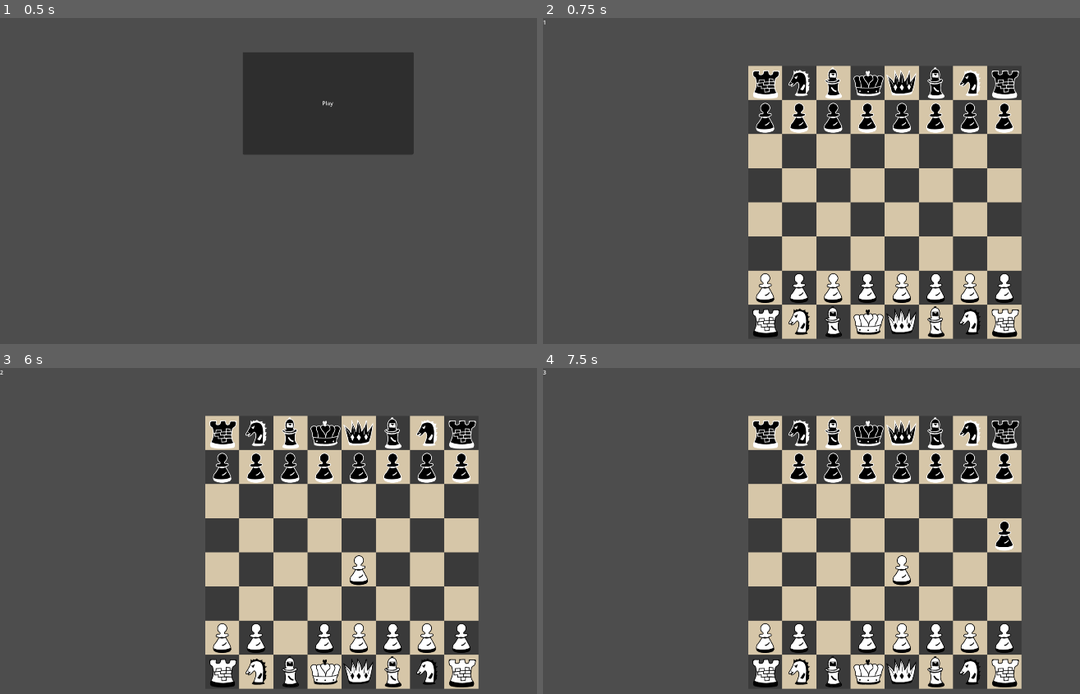
Above: before the commit, frames 1-4 (two rows, left to right).
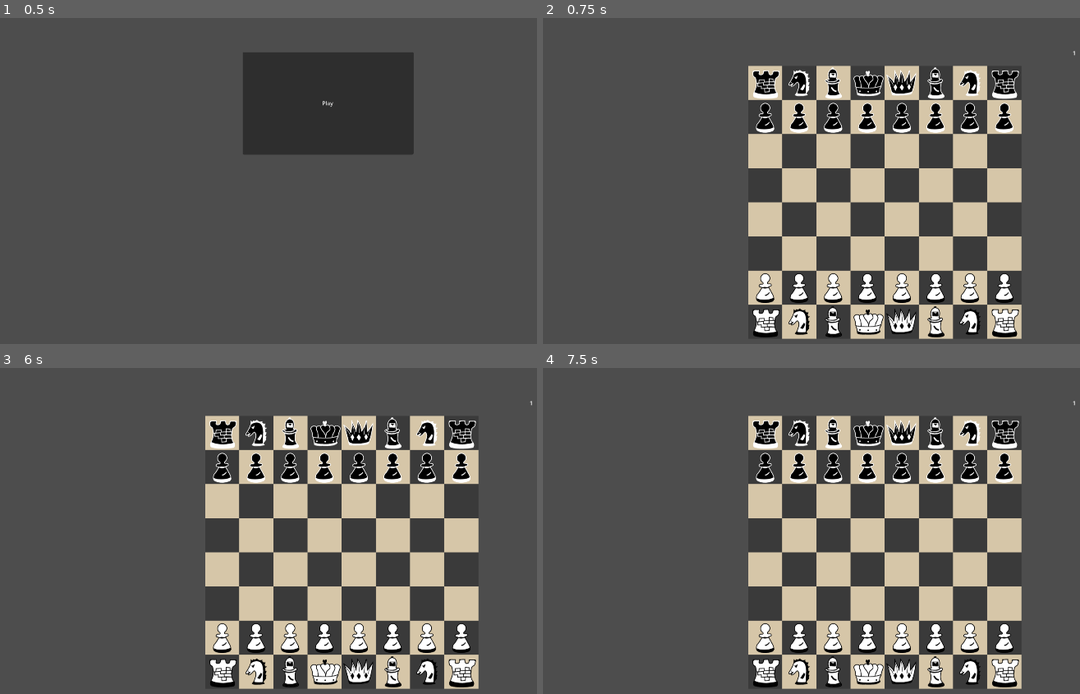
Above: after the commit, the same moments.

Repository: KristianPrifti/Upgraded-Chess-Game
Game: Godot game, scene res://main_menu.tscn
Two runs of this game, one before a commit and one after it. Both use one fixed random seed, a clock stepped at 60 frames per second and the inputs below.
Inputs (mouse positions are in pixels of both pictures, inside the frame that each line leads up to):
- Up to frame 1 (0.5 s): no input
- Up to frame 2 (0.75 s): click "Play" at 0.5 s
- Up to frame 3 (6 s): tap Enter at 1.25, 2.75, 4.25 s; move the mouse to (472, 534) at 1.27 s; click (472, 534) at 1.35 s; tap Space at 2, 3.5, 5 s; move the mouse to (198, 570) at 2.02 s; click (198, 570) at 2.1 s; move the mouse to (392, 472) at 2.77 s; click (392, 472) at 2.85 s; move the mouse to (295, 625) at 3.52 s; click (295, 625) at 3.6 s; move the mouse to (526, 609) at 4.27 s; click (526, 609) at 4.35 s; move the mouse to (128, 498) at 5.02 s; click (128, 498) at 5.1 s; move the mouse to (359, 553) at 5.77 s; click (359, 553) at 5.85 s
- Up to frame 4 (7.5 s): move the mouse to (773, 459) at 6.52 s; click (773, 459) at 6.6 s; move the mouse to (1015, 534) at 7.27 s; click (1015, 534) at 7.35 s

Frame 1 is identical in both runs. In frame 2, less than 0.1% of the frame differs, in the area x 0-100%, y 0-12%; in frame 3, 0.4%; in frame 4, 0.8%, in the area x 0-100%, y 0-88%.
Error after the commit: Invalid call. Nonexistent function 'get_possible_moves' in base 'Node2D (pawn.gd)'. (res://scripts/grid.gd:103)

Commit message:
add the active square symbol for king (it can still more where it wants)   IMPORTANT: if you try to move other pices it will crash because they don't have get_possible_moves(position: Vector2) function yet

Diff:
--- /dev/null
+++ b/active_symbol.tscn
@@ -0,0 +1,8 @@
+[gd_scene load_steps=2 format=3 uid="uid://n1clp0aepel2"]
+
+[ext_resource type="Texture2D" uid="uid://btycga146u41f" path="res://assets/active_symbol.png" id="1_d4eu7"]
+
+[node name="active_symbol" type="Node2D"]
+
+[node name="Sprite2D" type="Sprite2D" parent="."]
+texture = ExtResource("1_d4eu7")
--- a/game_menu.tscn
+++ b/game_menu.tscn
@@ -1,8 +1,9 @@
-[gd_scene load_steps=4 format=3 uid="uid://bec253yxf1oy3"]
+[gd_scene load_steps=5 format=3 uid="uid://bec253yxf1oy3"]
 
 [ext_resource type="Texture2D" uid="uid://cwucgof4krgiv" path="res://assets/Chess_Board.png" id="1_6rly3"]
 [ext_resource type="Script" path="res://scripts/grid.gd" id="2_4gq53"]
 [ext_resource type="PackedScene" uid="uid://psptmt5hck0t" path="res://player.tscn" id="3_armrn"]
+[ext_resource type="Script" path="res://scripts/active_squares.gd" id="4_8rch1"]
 
 [node name="game_menu" type="Node2D"]
 
@@ -249,15 +250,19 @@
 script = ExtResource("2_4gq53")
 
 [node name="white_player" parent="ChessBoard/grid" instance=ExtResource("3_armrn")]
-position = Vector2(-597, -146)
+position = Vector2(-600, 0)
 isWhite = true
 
 [node name="black_player" parent="ChessBoard/grid" instance=ExtResource("3_armrn")]
-position = Vector2(-603, -153)
+position = Vector2(-600, 50)
 
 [node name="turn" type="Label" parent="ChessBoard/grid"]
-offset_left = -600.0
-offset_top = -140.0
-offset_right = -186.0
-offset_bottom = 64.0
+offset_left = 950.0
+offset_top = -50.0
+offset_right = 1150.0
+offset_bottom = 100.0
 text = "0"
+
+[node name="active_squares" type="Node2D" parent="."]
+position = Vector2(600, 140)
+script = ExtResource("4_8rch1")
--- /dev/null
+++ b/scripts/active_squares.gd
@@ -0,0 +1,19 @@
+extends Node2D
+
+
+# Called when the node enters the scene tree for the first time.
+func _ready():
+	pass # Replace with function body.
+
+
+# Called every frame. 'delta' is the elapsed time since the previous frame.
+func _process(delta):
+	pass
+
+# remove the childern aka the circle that represent active square
+func remove_circles():
+	if self.get_child_count() > 0:
+		var children = self.get_children()
+		for c in children:
+			self.remove_child(c)
+			c.queue_free()
--- a/scripts/grid.gd
+++ b/scripts/grid.gd
@@ -8,6 +8,7 @@
 
 # array that will become a 2D array
 var board = []
+var hold_moves = []
 # list of paths to pices objects
 var pieces_list = [
 	preload("res://pieces/rook.tscn"),
@@ -18,6 +19,8 @@
 	preload("res://pieces/pawn.tscn"),
 ]
 
+var active_symbol_path = preload("res://active_symbol.tscn")
+
 #var player_path = preload("res://player.tscn")
 
 # mouse click variabels
@@ -34,6 +37,7 @@
 # Called when the node enters the scene tree for the first time.
 func _ready():
 	board = make_2d_array()
+	hold_moves = make_2d_array()
 	spawn_initial_pices()
 	next_turn()
 	get_turn_player()
@@ -95,6 +99,11 @@
 		if is_in_grid(grid_position.x, grid_position.y) && board[grid_position.x][grid_position.y] != null && \
 		board[grid_position.x][grid_position.y].isWhite == turn_player.isWhite:
 			controlling_piece = board[grid_position.x][grid_position.y]
+
+			var moves = controlling_piece.get_possible_moves(grid_position)
+			for i in moves:
+				if board[i.x][i.y] == null || board[i.x][i.y].isWhite != turn_player.isWhite:
+					add_active_symbol(i.x, i.y)
 			return true
 
 func click_output():
@@ -105,10 +114,17 @@
 			var original_grid = pixel_to_grid(click1.x, click1.y)
 			move_piece(original_grid.x, original_grid.y, grid_position.x, grid_position.y)
 			controlling = false
+			controlling_piece = null
+			# update the active_squares and hold_moves
+			get_node("../../").get_node("active_squares").remove_circles()
+			hold_moves.clear()
+			hold_moves = make_2d_array()
 
 func move_piece(column0, row0, column1, row1):
 	# this if statemnt checks if the player clicked twice in a row in the same spot
 	if column0 != column1 || row0 != row1:
+		if board[column1][row1] != null && board[column0][row0].isWhite == board[column1][row1].isWhite:
+			return
 		var piece = board[column0][row0]
 		if board[column1][row1] != null:
 			board[column1][row1].queue_free()
@@ -118,7 +134,12 @@
 		next_turn()
 		get_turn_player()
 
-
+# add the circle active symbol for the active piece
+func add_active_symbol(x, y):
+	var symbol = active_symbol_path.instantiate()
+	get_node("../../").get_node("active_squares").add_child(symbol)
+	symbol.position = grid_to_pixel(x, y)
+	hold_moves[x][y] = symbol
 
 
 # save piece on board 2D array
--- a/scripts/king.gd
+++ b/scripts/king.gd
@@ -11,3 +11,14 @@
 # Called every frame. 'delta' is the elapsed time since the previous frame.
 func _process(delta):
 	pass
+
+func get_possible_moves(position: Vector2):
+	var possible_moves = []
+	var moves_to_add = [Vector2(1, 1), Vector2(0, 1), Vector2(-1, 1), Vector2(-1, 0),
+	Vector2(-1, -1), Vector2(0, -1), Vector2(1, -1), Vector2(1, 0)]
+	for i in moves_to_add:
+		var move = position + i
+		if (is_in_grid(move)):
+			possible_moves.append(move)
+
+	return possible_moves
--- a/scripts/piece.gd
+++ b/scripts/piece.gd
@@ -15,3 +15,8 @@
 		$Sprite2D.texture = ResourceLoader.load(white_path)
 	elif self.isWhite == false:
 		$Sprite2D.texture = ResourceLoader.load(black_path)
+
+func is_in_grid(position: Vector2):
+	if position.x >= 0 && position.x < 8 && position.y >=0 && position.y < 8:
+		return true
+	return false
Binary file added: assets/active_symbol.png
Not shown, added: assets/active_symbol.png.import
